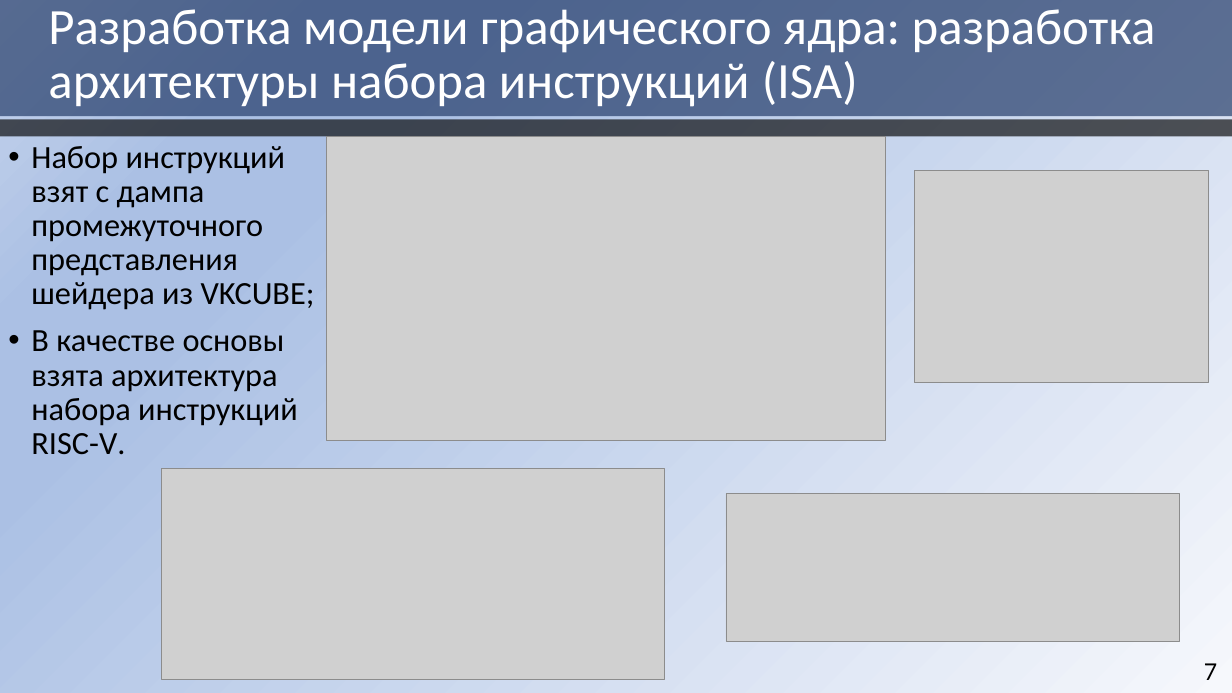
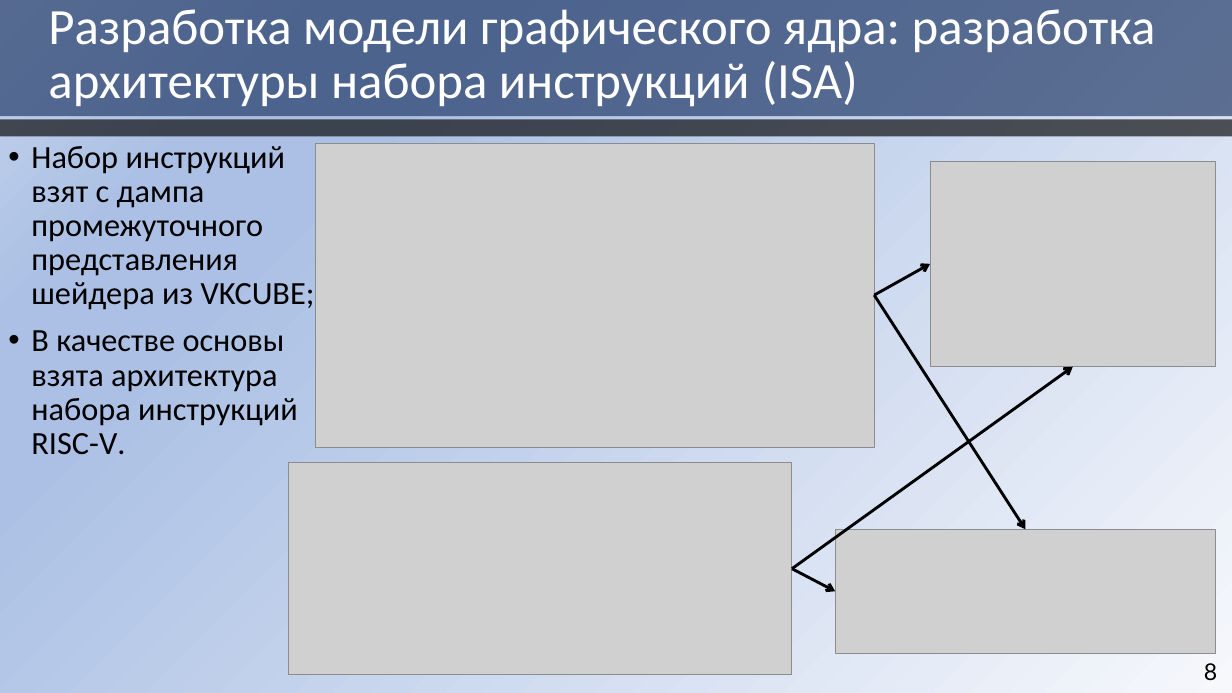
Before and after one commit to HaMeNopeDiot/hardware_gpu, a slide deck: slide 8 of docs/starukhin_dissertation/magister_pres.pptx (slide 7 before the commit). Drawn at 1232x693 pixels with LibreOffice and Linux fonts; fonts in the diff are those of the drawing; grey boxes stand for pictures. Boxes give left, top, right and bottom in pixels: in the first picture for what was removed or moved away, otherwise in the second. Text is boxed around its words. In the diff, an @@ line names an element or a change of style, - is before the commit and + after.

```diff
--- a/docs/starukhin_dissertation/magister_pres.pptx
+++ b/docs/starukhin_dissertation/magister_pres.pptx
@@ picture: place and size @@
-picture at (327,137,886,441)
+picture at (315,143,874,447)
@@ picture: place and size @@
-picture at (915,170,1210,383)
+picture at (931,161,1216,367)
@@ arrow added from (874, 295) to (931, 264), #000000 2.25 pt @@
@@ arrow added from (874, 295) to (1026, 530), #000000 2.25 pt @@
@@ arrow added from (792, 569) to (1073, 367), #000000 2.25 pt @@
@@ picture: place and size @@
-picture at (161,469,665,680)
+picture at (288,463,792,675)
@@ picture: place and size @@
-picture at (726,494,1180,641)
+picture at (836,530,1216,653)
@@ arrow added from (792, 569) to (836, 592), #000000 2.25 pt @@
@@ page number at (1204,663,1217,681): text changed @@
-7
+8
```
Also in this commit, not shown: 5 other slides changed, 2 slides added, 1 other file.
